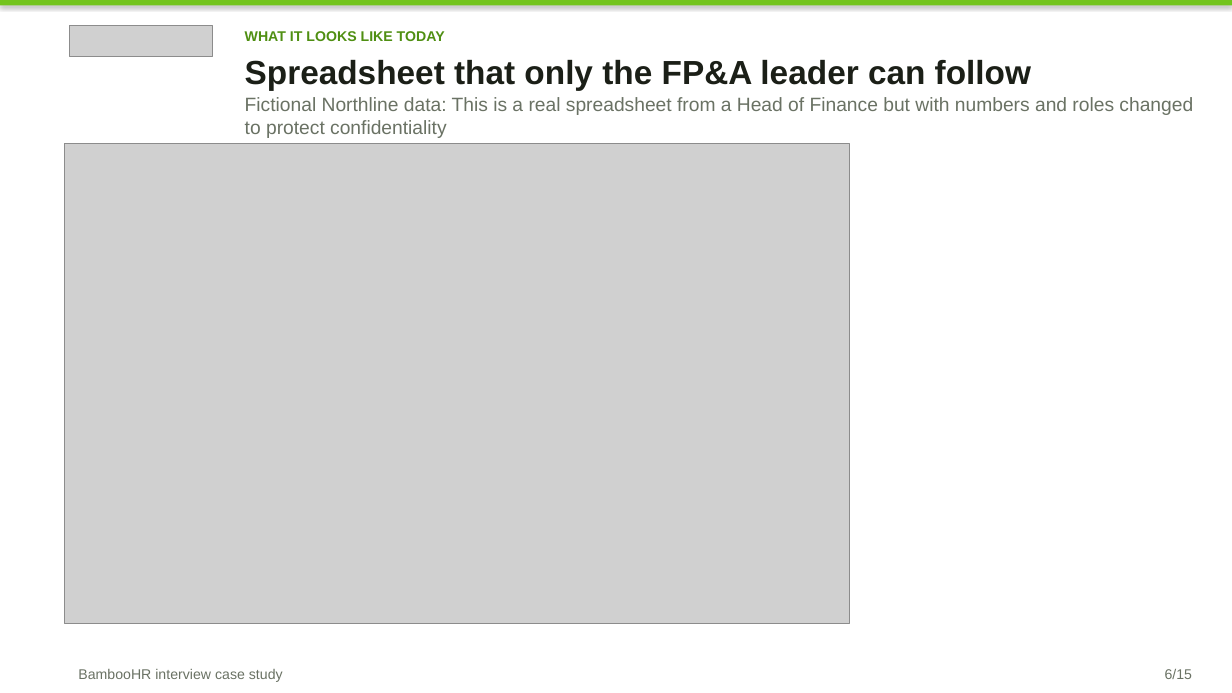
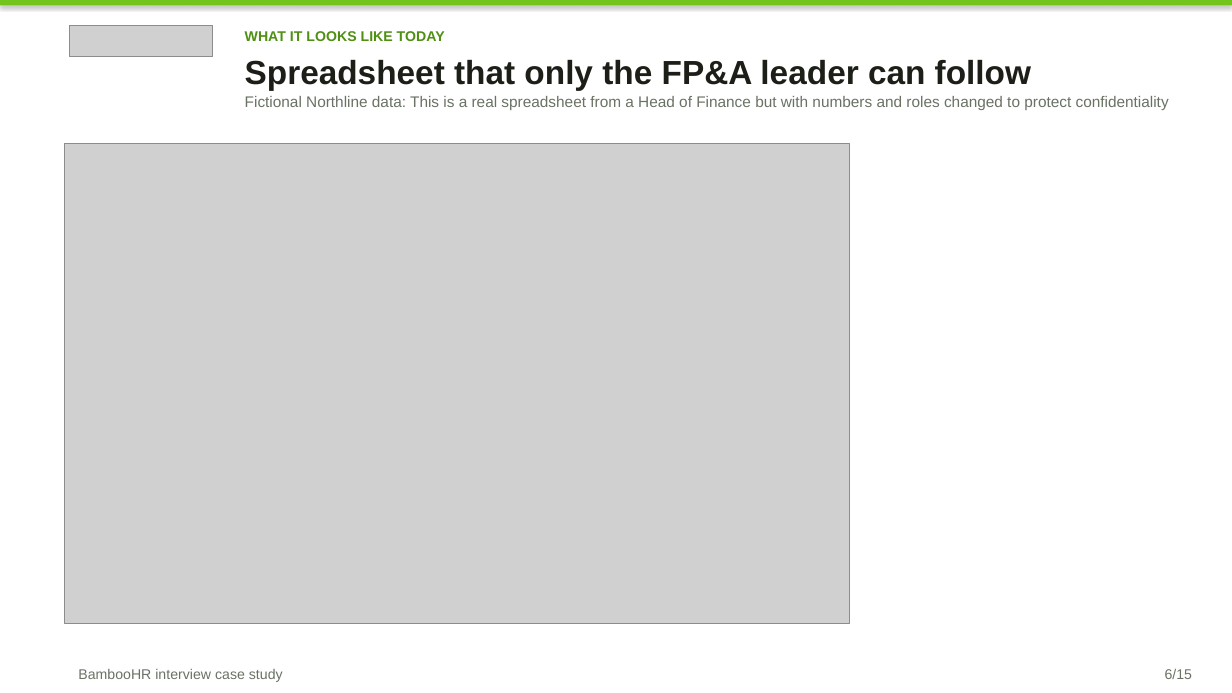
Before and after one commit to Brigdawg/Headcount-Reconciliation, a slide deck: slide 6 of deck/Headcount_Control_Tower_Case_Study.pptx. Drawn at 1232x693 pixels with LibreOffice and Linux fonts; fonts in the diff are those of the drawing; grey boxes stand for pictures. Boxes give left, top, right and bottom in pixels: in the first picture for what was removed or moved away, otherwise in the second. Text is boxed around its words. In the diff, an @@ line names an element or a change of style, - is before the commit and + after.

```diff
--- a/deck/Headcount_Control_Tower_Case_Study.pptx
+++ b/deck/Headcount_Control_Tower_Case_Study.pptx
@@ text "Fictional Northline data: This is ..." at [245, 96, 1169, 110]: size 15 to 12 pt @@
```
Also in this commit, not shown: 9 other slides changed.
